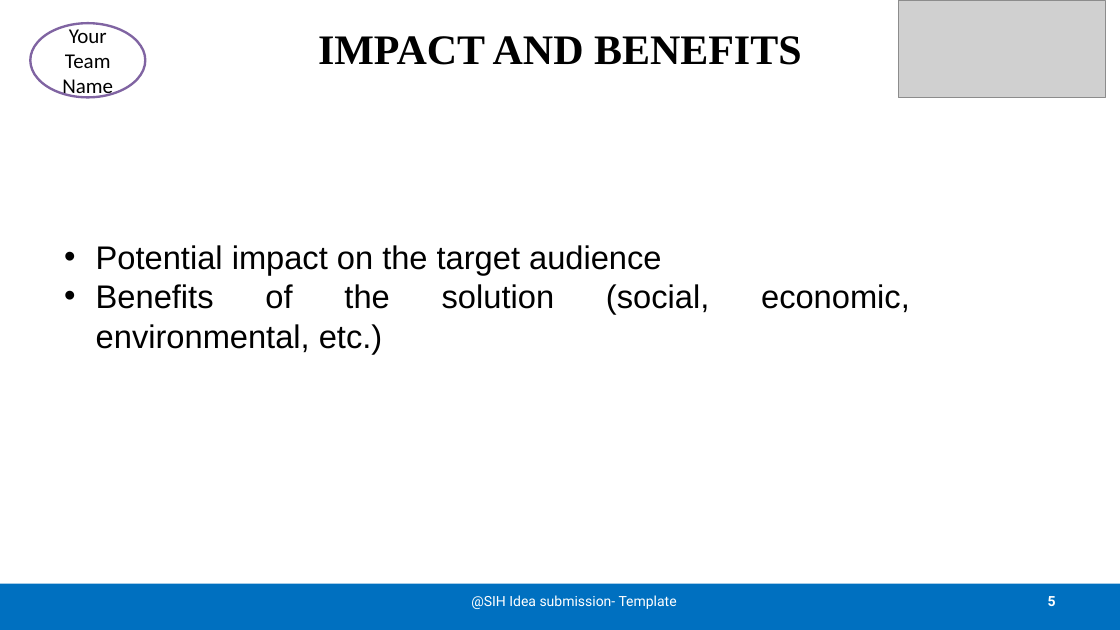
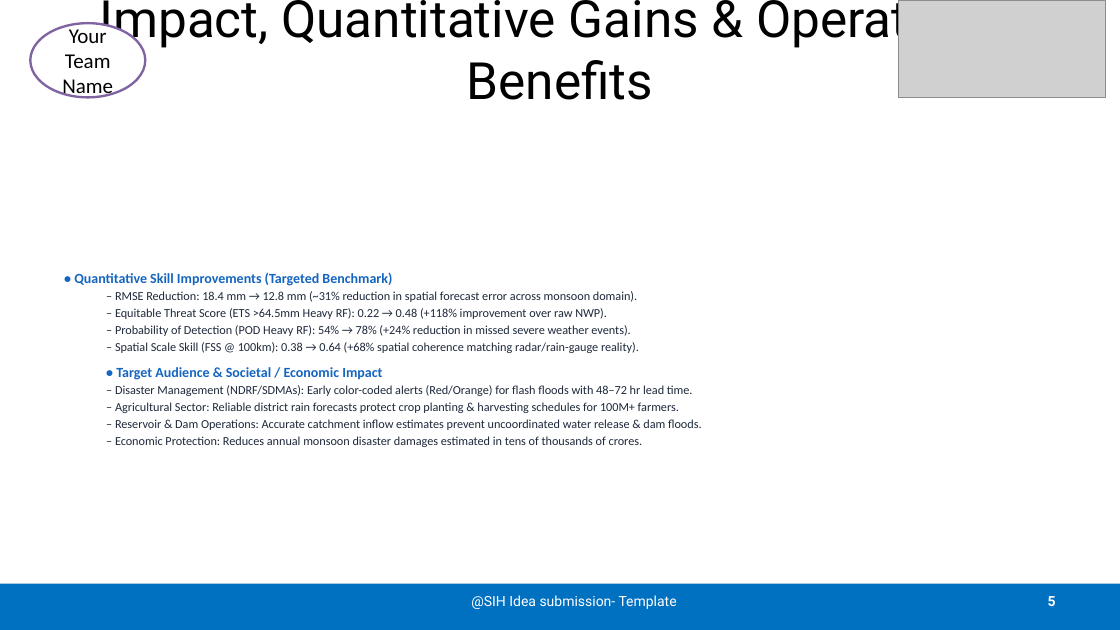
Before and after one commit to lowkeyd3v/rainwise-ps26080, a slide deck: slide 5 of SIH2026-IDEA-Presentation-Format.pptx. Drawn at 1120x630 pixels with LibreOffice and Linux fonts; fonts in the diff are those of the drawing; grey boxes stand for pictures. Boxes give left, top, right and bottom in pixels: in the first picture for what was removed or moved away, otherwise in the second. Text is boxed around its words. In the diff, an @@ line names an element or a change of style, - is before the commit and + after.

```diff
--- a/SIH2026-IDEA-Presentation-Format.pptx
+++ b/SIH2026-IDEA-Presentation-Format.pptx
@@ title at (99, 0, 1019, 100): text changed; size 36 to 44 pt; font Times New Roman to Roboto; bold off @@
-IMPACT AND BENEFITS
+Impact, Quantitative Gains & Operational Benefits
@@ text at (74, 273, 702, 447): text changed; size 28 to 10.5 pt; font Arial to Calibri; text colour #000000 to #1E293B @@
-• Potential impact on the target audience
-• Benefits of the solution (social, economic, environmental, etc.)
+• Quantitative Skill Improvements (Targeted Benchmark)
+  – RMSE Reduction: 18.4 mm → 12.8 mm (~31% reduction in spatial forecast error across monsoon domain).
+  – Equitable Threat Score (ETS >64.5mm Heavy RF): 0.22 → 0.48 (+118% improvement over raw NWP).
+  – Probability of Detection (POD Heavy RF): 54% → 78% (+24% reduction in missed severe weather events).
+  – Spatial Scale Skill (FSS @ 100km): 0.38 → 0.64 (+68% spatial coherence matching radar/rain-gauge reality).
+• Target Audience & Societal / Economic Impact
+  – Disaster Management (NDRF/SDMAs): Early color-coded alerts (Red/Orange) for flash floods with 48–72 hr lead time.
+  – Agricultural Sector: Reliable district rain forecasts protect crop planting & harvesting schedules for 100M+ farmers.
+  – Reservoir & Dam Operations: Accurate catchment inflow estimates prevent uncoordinated water release & dam floods.
+  – Economic Protection: Reduces annual monsoon disaster damages estimated in tens of thousands of crores.
```
Also in this commit, not shown: 5 other slides changed, 1 slide removed.
